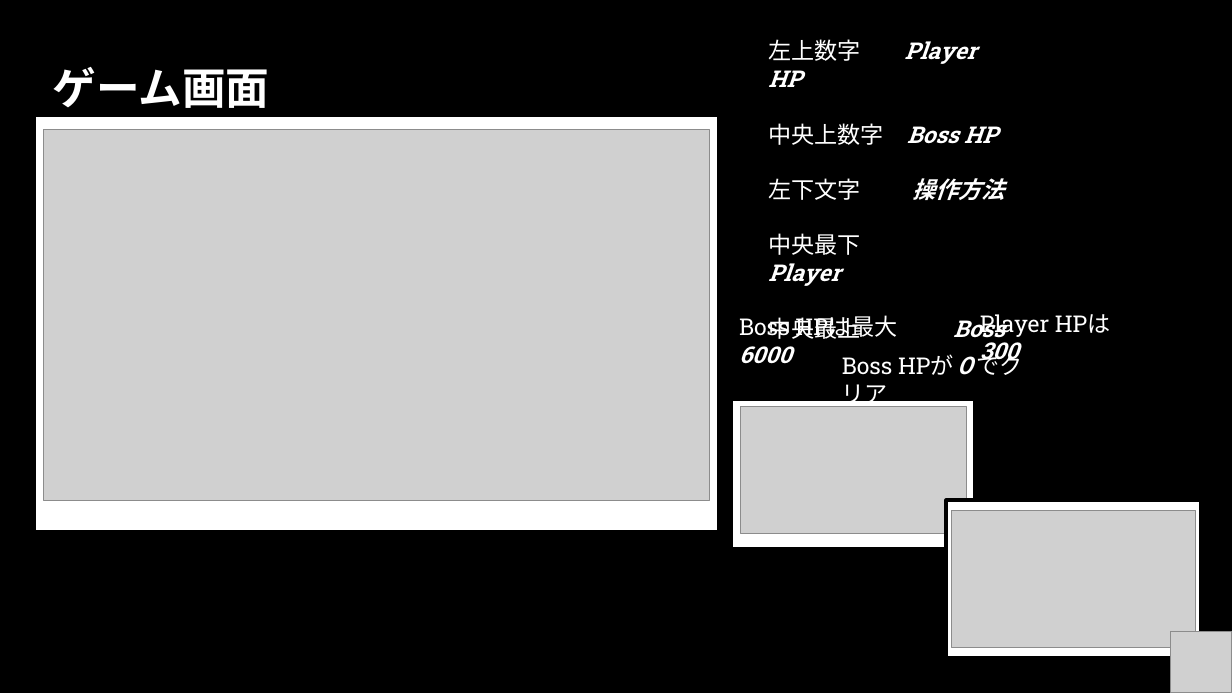
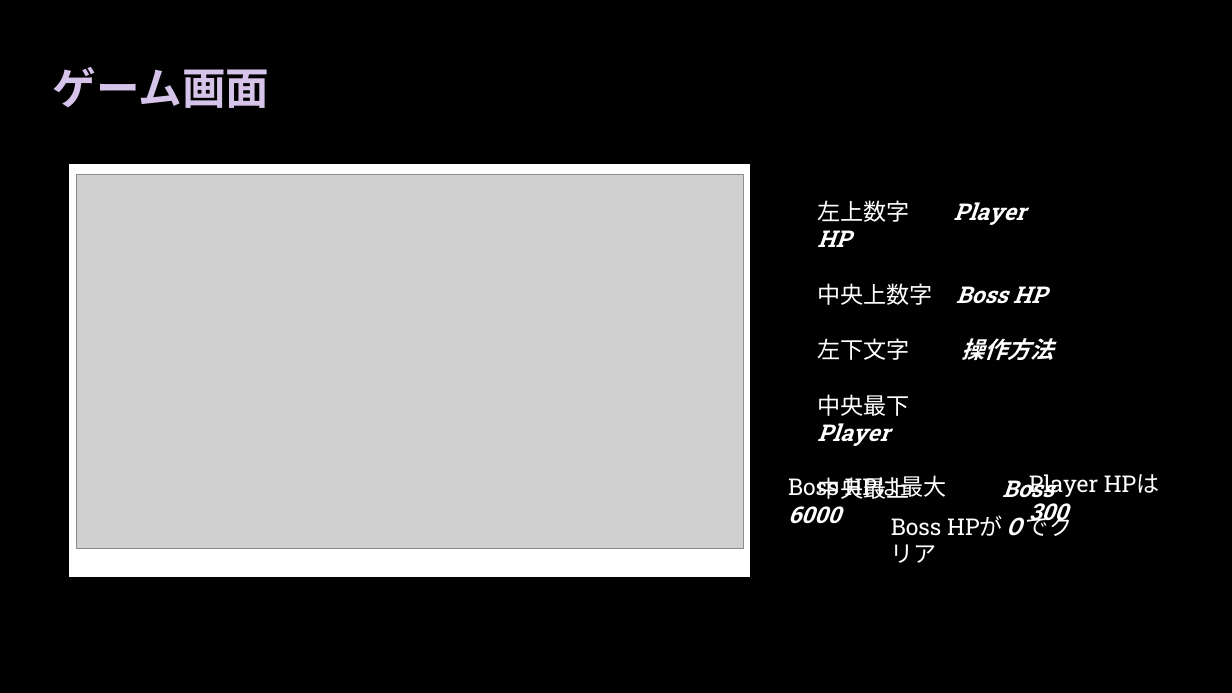
Before and after one commit to TAKU415/GameB, a slide deck: slide 4 of ゲーム説明用プレゼン.pptx. Drawn at 1232x693 pixels with LibreOffice and Linux fonts; fonts in the diff are those of the drawing; grey boxes stand for pictures; background and template pictures are left out. Boxes give left, top, right and bottom in pixels: in the first picture for what was removed or moved away, otherwise in the second. Text is boxed around its words. In the diff, an @@ line names an element or a change of style, - is before the commit and + after.

```diff
--- a/ゲーム説明用プレゼン.pptx
+++ b/ゲーム説明用プレゼン.pptx
@@ title "ゲーム画面" at (53,67,270,108): text colour #FFFFFF to #D5C3E9 @@
@@ rectangle: place and size @@
-rectangle at (33,114,721,533)
+rectangle at (67,161,754,580)
@@ picture: place and size @@
-picture at (43,130,710,501)
+picture at (77,175,743,549)
@@ rectangle removed at (731,399,975,549) @@
@@ picture removed at (741,407,967,533) @@
@@ 4 texts: place and size @@
-4 texts at (739,39,1049,375)
+4 texts at (788,200,1098,536)
@@ rectangle removed at (946,500,1202,657) @@
@@ picture removed at (952,510,1196,648) @@
@@ picture removed at (1171,631,1232,693) @@
```
Also in this commit, not shown: 4 other slides changed, 3 slides added, 2 other files.
